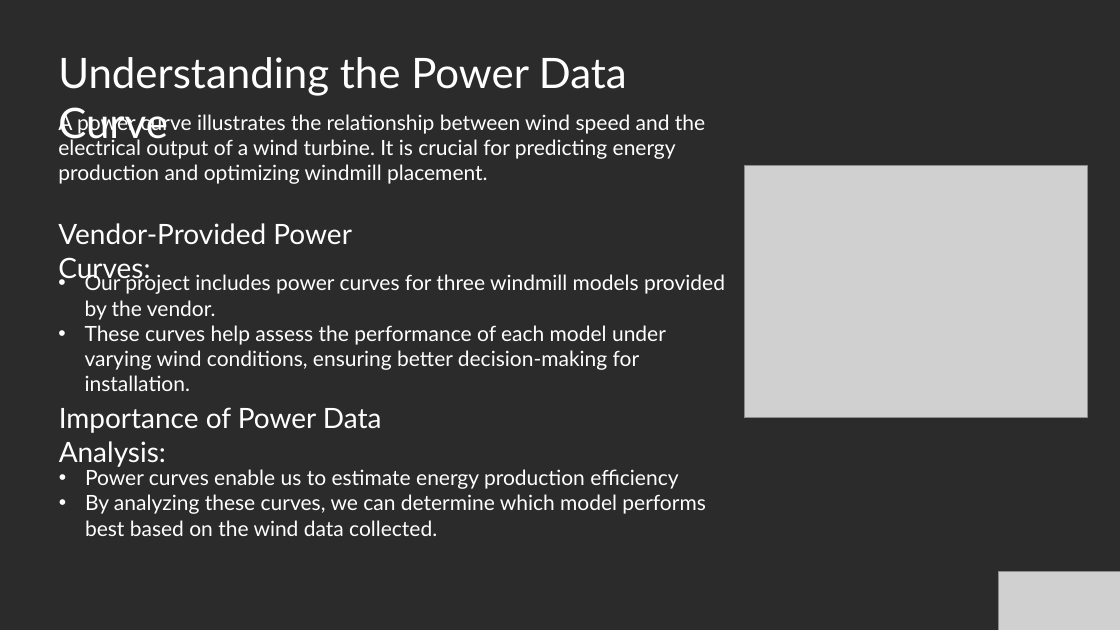
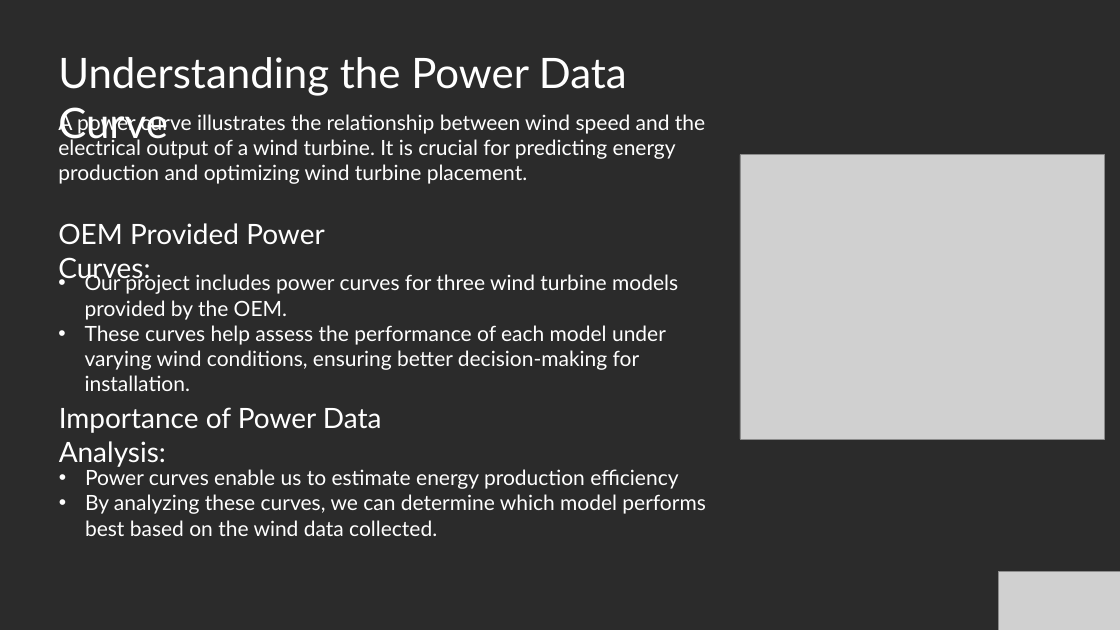
Before and after one commit to Manoj-HT/pds_mini_project, a slide deck: slide 4 of WindMastDataAndPowerAnalysisCurve.pptx. Drawn at 1120x630 pixels with LibreOffice and Linux fonts; fonts in the diff are those of the drawing; grey boxes stand for pictures; background and template pictures are left out; a plain dark background stands for a picture behind light text. Boxes give left, top, right and bottom in pixels: in the first picture for what was removed or moved away, otherwise in the second. Text is boxed around its words. In the diff, an @@ line names an element or a change of style, - is before the commit and + after.

```diff
--- a/WindMastDataAndPowerAnalysisCurve.pptx
+++ b/WindMastDataAndPowerAnalysisCurve.pptx
@@ text at bbox=[58, 112, 705, 184]: text changed @@
-A power curve illustrates the relationship between wind speed and the electrical output of a wind turbine. It is crucial for predicting energy production and optimizing windmill placement.
+A power curve illustrates the relationship between wind speed and the electrical output of a wind turbine. It is crucial for predicting energy production and optimizing wind turbine placement.
@@ picture: place and size @@
-picture at bbox=[744, 166, 1087, 418]
+picture at bbox=[740, 155, 1104, 439]
@@ text at bbox=[58, 223, 325, 283]: text changed @@
-Vendor-Provided Power Curves:
+OEM Provided Power Curves:
@@ text at bbox=[85, 272, 678, 320]: text changed @@
-• Our project includes power curves for three windmill models provided by the vendor.
+• Our project includes power curves for three wind turbine models provided by the OEM.
```
Also in this commit, not shown: 2 other slides changed, 10 slides added, 3 slides removed, 7 other files.
